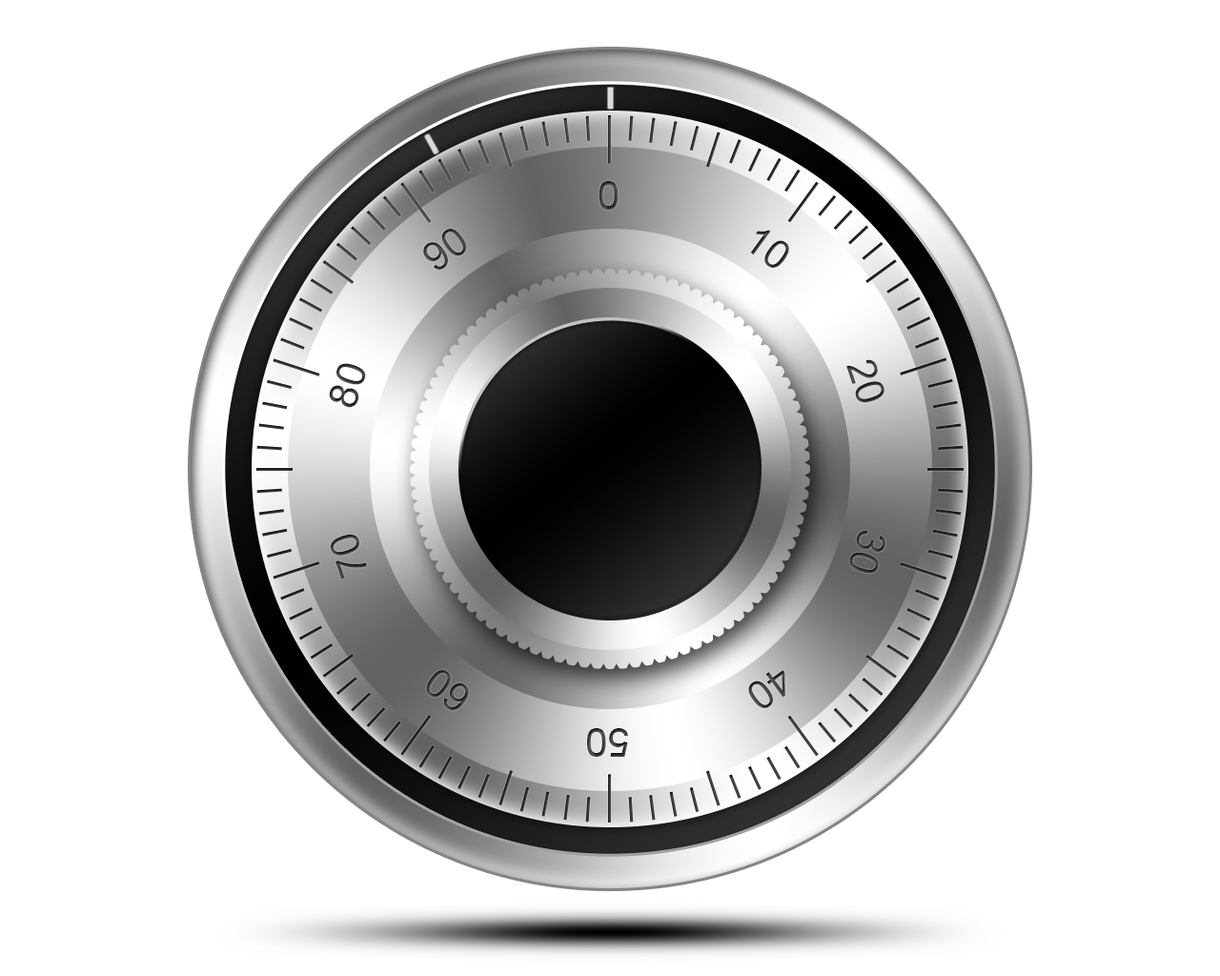
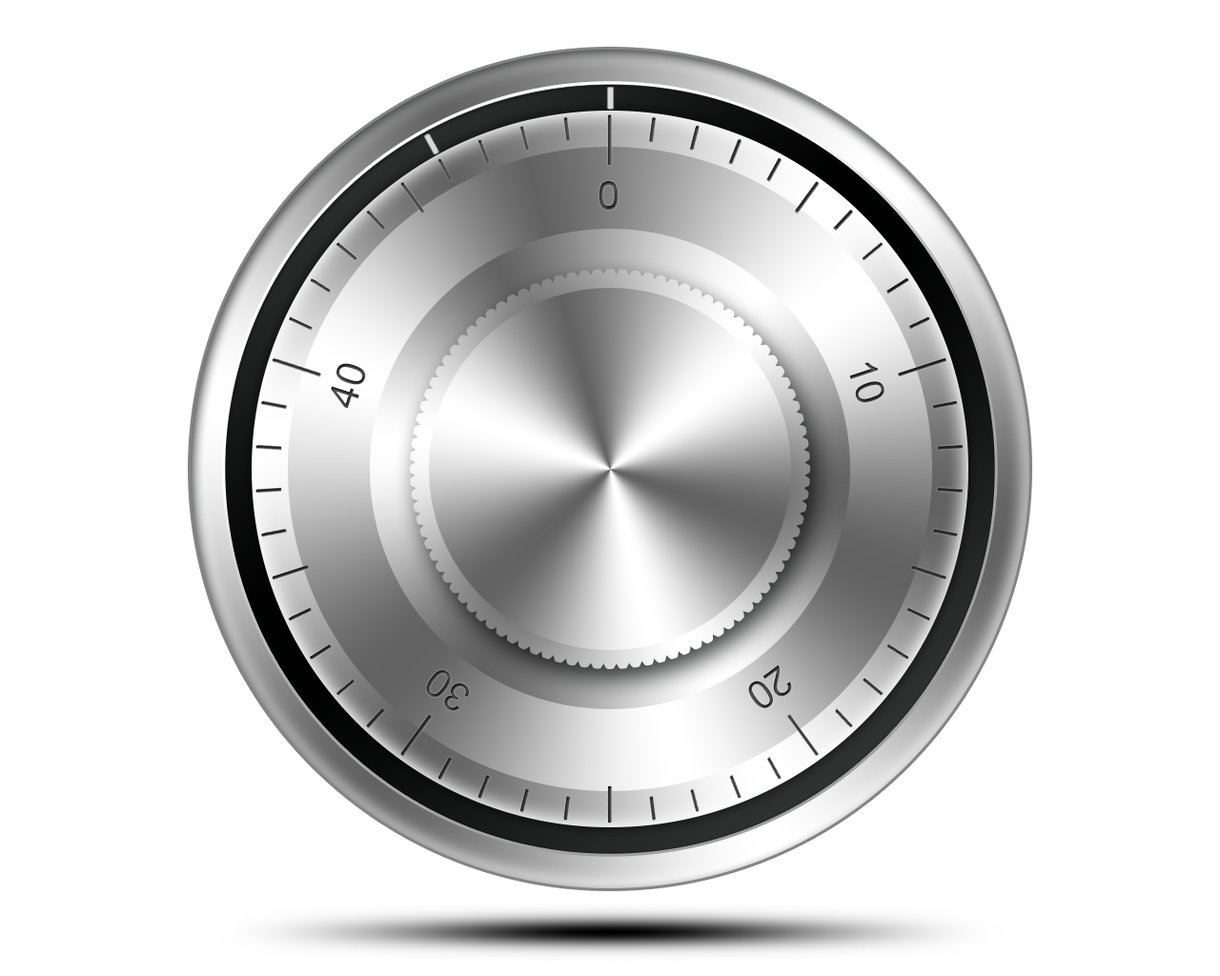
The second w=1220, h=976 image is a revision of the first. Changes to its layers:
added group "Циферблат 50" with 9 layers in group "Icon" over (255, 114, 964, 824)
added group "цифры" (1st of 2, in "Icon" › "Циферблат 50") with 5 layers in group "Циферблат 50" over (330, 181, 885, 712)
added layer "20" (1st of 2, in "Icon" › "Циферблат 50" › "цифры") in group "цифры" over (762, 664, 793, 698)
added layer "Штрихи большие" in group "Циферблат 50" over (271, 114, 948, 758)
added layer "Штрихи средние" in group "Циферблат 50" over (271, 181, 948, 824)
added layer "Штрихи малые" in group "Циферблат 50" over (255, 116, 964, 822)
renamed "Цифры+Насечки" to "Циферблат 100", hid the group it (12 layers) over (256, 115, 964, 823)
moved "90" into group "цифры", painted on it over (423, 228, 468, 270)
moved "30" (2nd of 2, in "Icon" › "Циферблат 100" › "цифры") into group "цифры" over (849, 530, 886, 574)
moved "70" into group "цифры" over (330, 533, 368, 580)
moved "20" (2nd of 2, in "Icon" › "Циферблат 100" › "цифры") into group "цифры" over (846, 359, 880, 386)
moved "10" (2nd of 2, in "Icon" › "Циферблат 100" › "цифры") into group "цифры" over (750, 229, 790, 268)
moved "50" into group "цифры" over (587, 728, 629, 757)
added group "Плашка" with 10 layers in group "Icon" over (255, 113, 965, 824)
moved "2 засечки" into group "Плашка" over (456, 113, 614, 155)
hid "Чернота на ручке", moved it into group "Плашка" over (458, 317, 762, 621)
moved "Фаска на ручке" into group "Плашка" over (458, 317, 762, 621)
moved "Ручка" into group "Плашка" over (434, 268, 781, 670)
moved "Срез конуса" into group "Плашка" over (369, 228, 851, 710)
moved "Сторона конуса" into group "Плашка" over (287, 146, 933, 792)
moved "Основание конуса" into group "Плашка" over (255, 113, 965, 824)
moved "Чернение основы" into group "Плашка" over (255, 113, 965, 824)
moved "Основа" into group "Плашка" over (255, 113, 965, 824)
…and 6 more changes (3 added, 3 stack)
